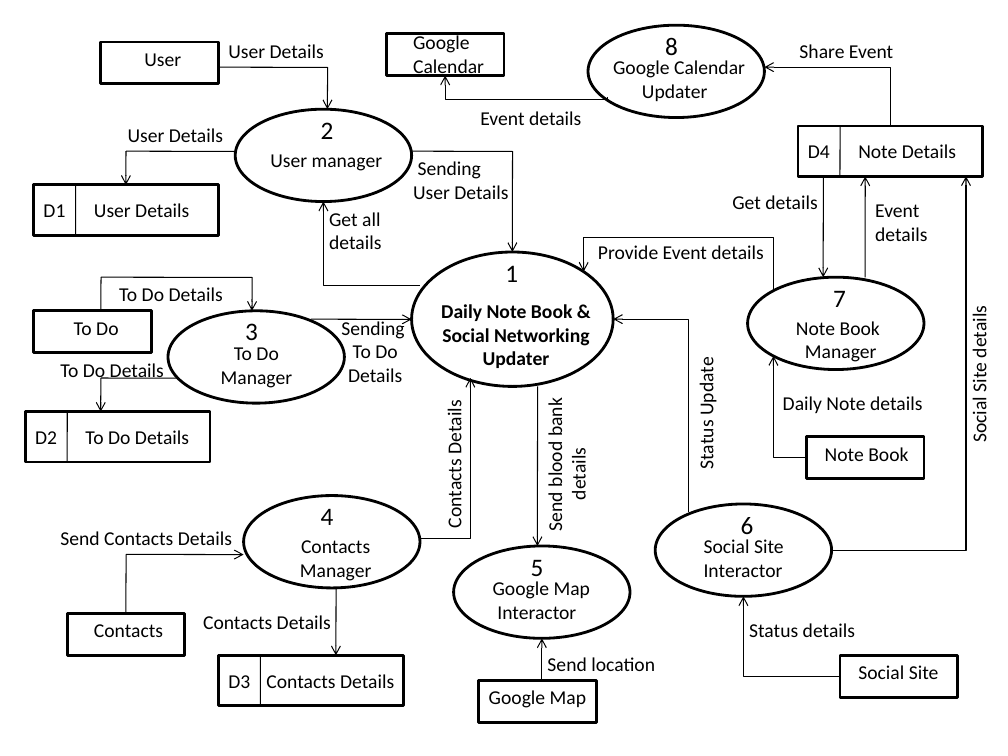
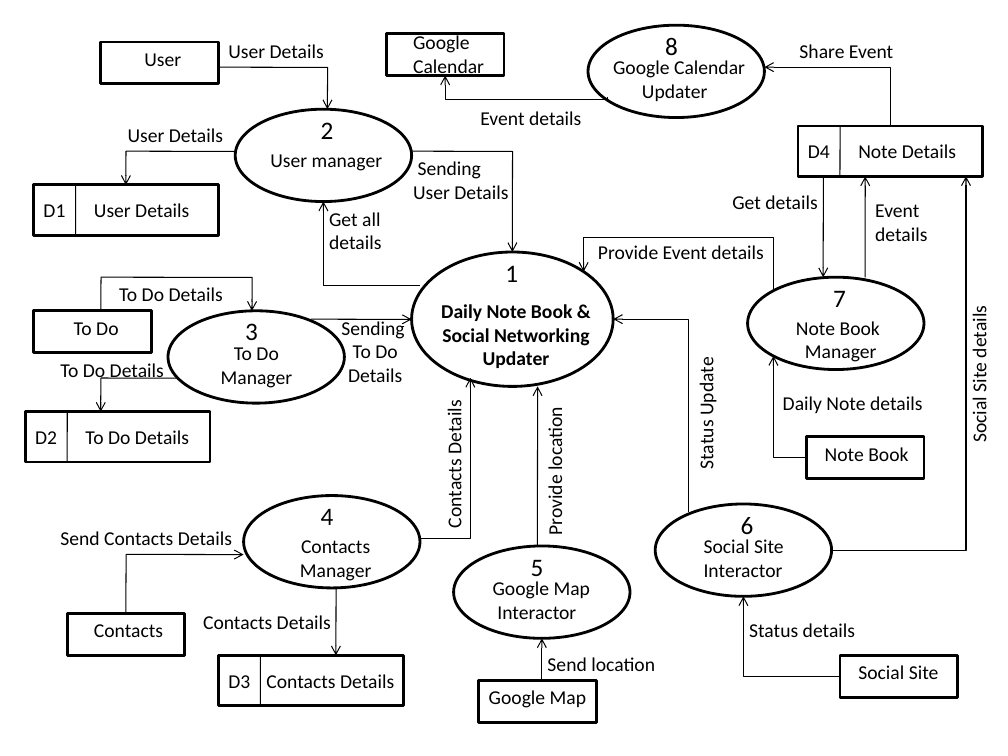
Before and after one commit to sayan801/DailyNoteBook, a slide deck: slide 2 of report/dfd.pptx. Drawn at 1008x756 pixels with LibreOffice and Linux fonts; fonts in the diff are those of the drawing. Boxes give left, top, right and bottom in pixels: in the first picture for what was removed or moved away, otherwise in the second. Text is boxed around its words. In the diff, an @@ line names an element or a change of style, - is before the commit and + after.

```diff
--- a/report/dfd.pptx
+++ b/report/dfd.pptx
@@ arrow moved from (537, 386) - (537, 546) to (537, 546) - (537, 386) @@
@@ text at [544, 413, 568, 533]: text changed @@
-Send blood bank
-details
+Provide location
```
Also in this commit, not shown: 1 other slide changed, 1 slide added.
